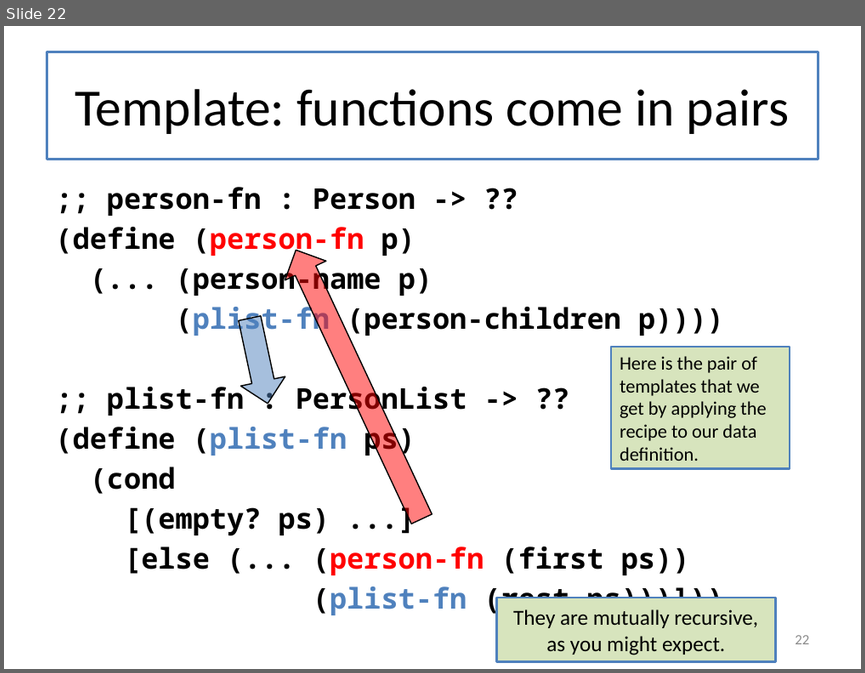
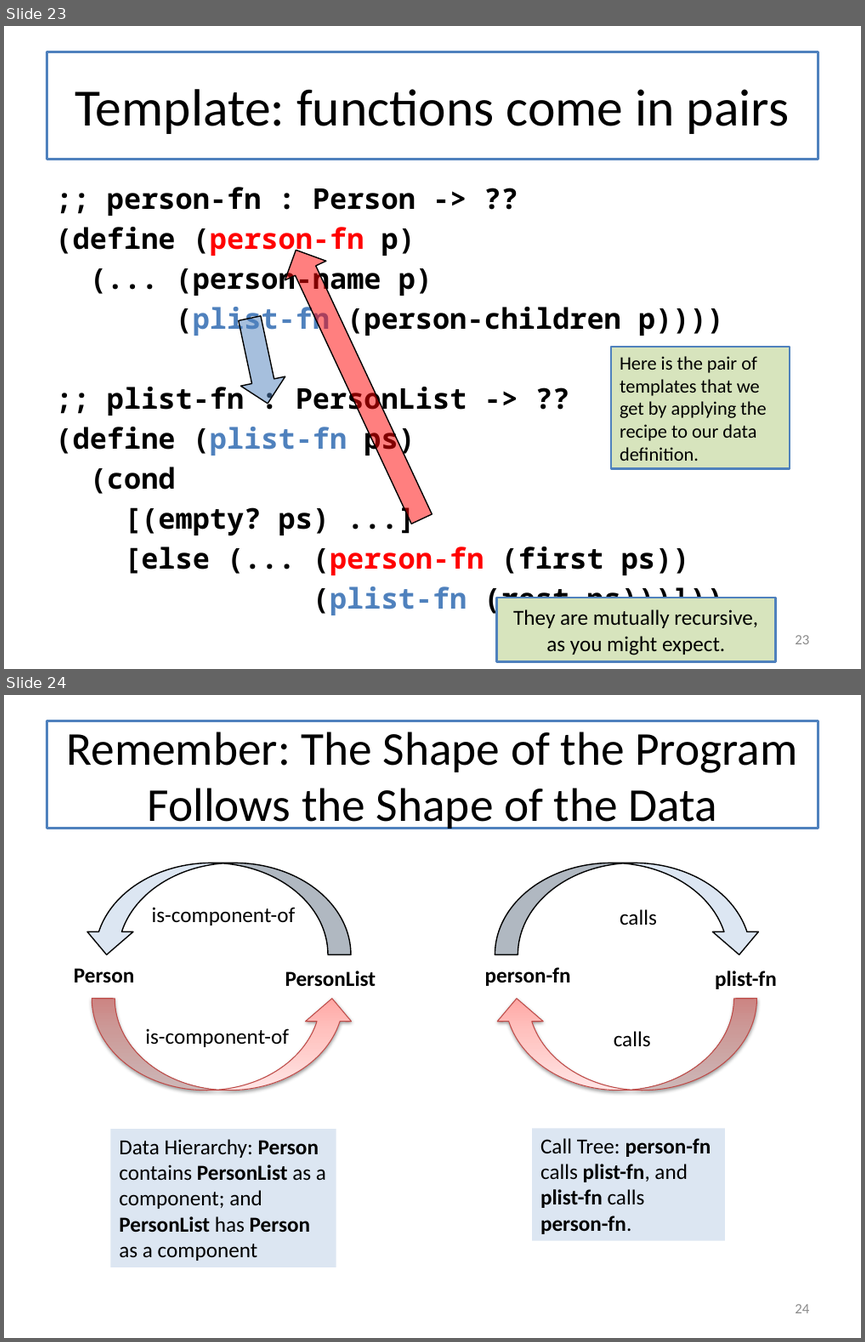
Before and after one commit to mwand/cs5010f17, a slide deck: Slides/Lesson 5.X Trees and Graphs - Combined Slides.pptx. Shown one above the other, each under a label of ours: slide 22 before the commit, slides 23 and 24 after it. The pictures are 865x673 and 865x1342 pixels, drawn with LibreOffice and Linux fonts; fonts in the diff are those of the drawing. Boxes give left, top, right and bottom in pixels: in the first picture for what was removed or moved away, otherwise in the second. Text is boxed around its words. In the diff, an @@ line names an element or a change of style, - is before the commit and + after.

```diff
--- a/Slides/Lesson 5.X Trees and Graphs - Combined Slides.pptx
+++ b/Slides/Lesson 5.X Trees and Graphs - Combined Slides.pptx
@@ slide 24 added at <box>4,695,861,1338</box>, background #FFFFFF @@
@@ title added at <box>46,721,818,828</box>, fill #FFFFFF, outline #4F81BD 2 pt, 39.6 pt, text #000000 @@
+Remember: The Shape of the Program Follows the Shape of the Data
@@ group added at <box>74,863,376,1090</box>: 4 texts, 2 curved down arrows @@
+Person
+PersonList
+is-component-of
+is-component-of
@@ group added at <box>485,863,777,1090</box>: 4 texts, 2 curved down arrows @@
+person-fn
+plist-fn
+calls
+calls
@@ rectangle added at <box>532,1128,725,1240</box>, fill #DCE6F2, 18 pt, text #000000, bold @@
+Call Tree: person-fn calls plist-fn, and plist-fn calls person-fn.
@@ rectangle added at <box>110,1129,336,1267</box>, fill #DCE6F2, 18 pt, text #000000 @@
+Data Hierarchy: Person contains PersonList as a component; and PersonList has Person as a component
@@ page number added at <box>794,1304,809,1313</box>, 12 pt, text #8C8C8C @@
+24
@@ what was slide 22 is now slide 23 @@
@@ page number at <box>794,635,809,644</box>: text changed @@
-22
+23
```
Also in this commit, not shown: 6 slides changed, 4 other slides added, 6 slides removed, 2 other files.
